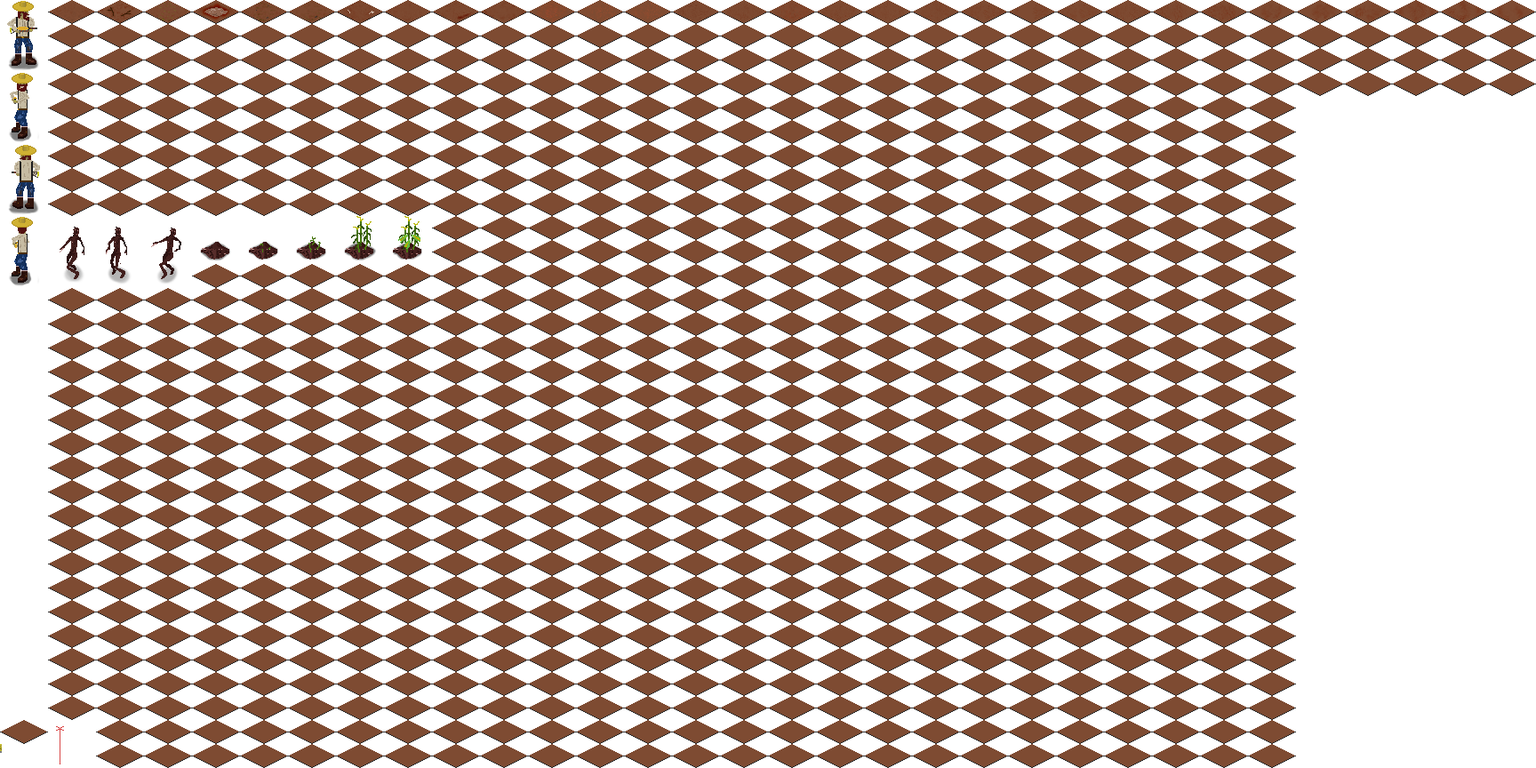
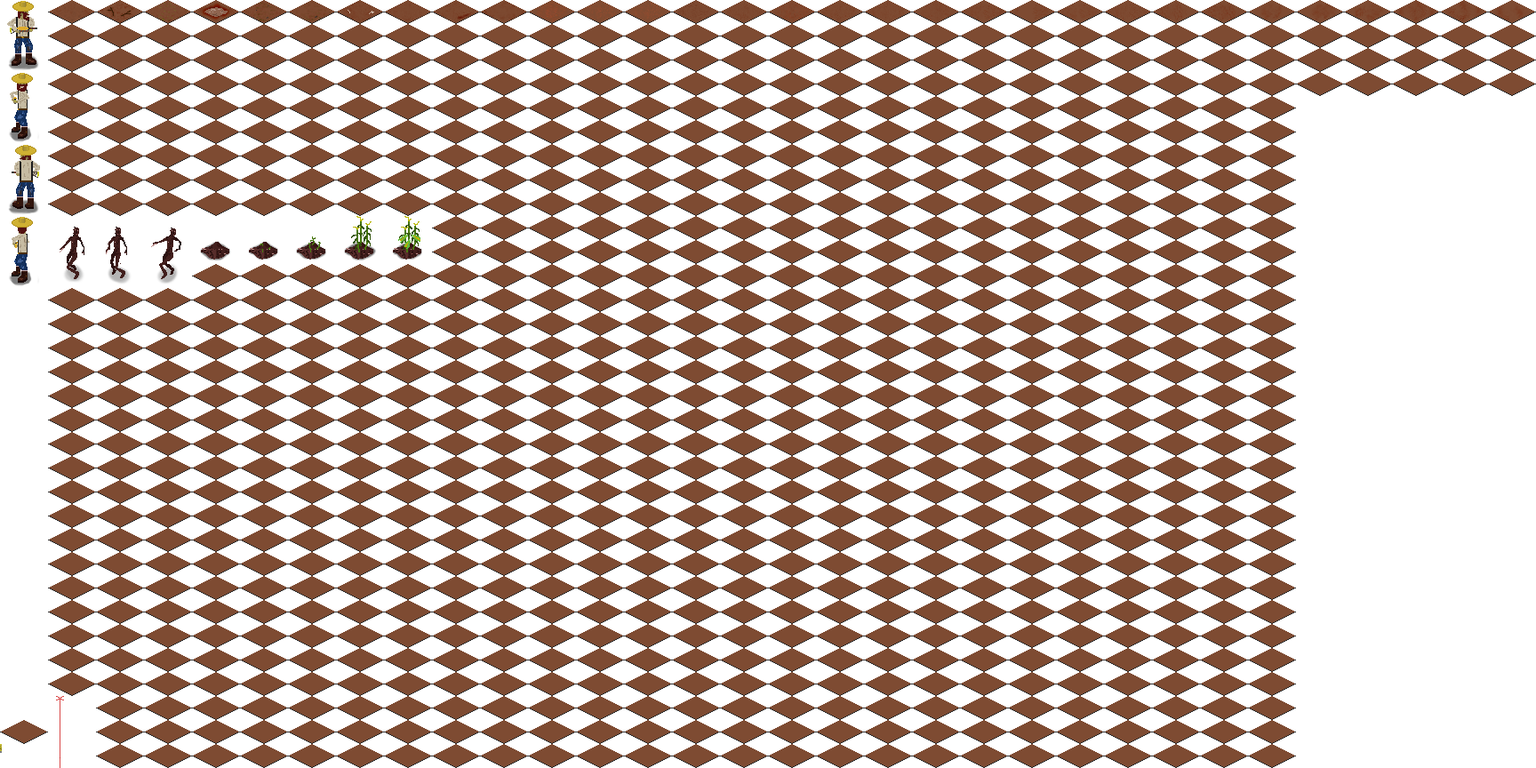
Layer changes from the first w=1536, h=768 image to the second:
painted on "Background" over bbox(47, 695, 96, 768)
